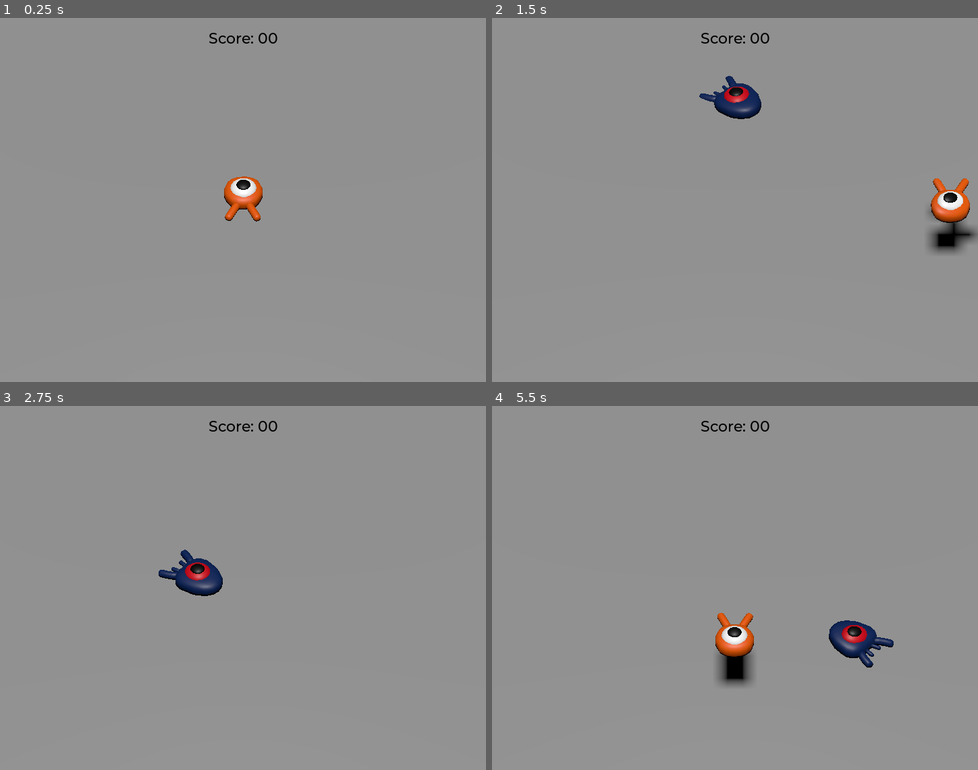
Above: before the commit, frames 1-4 (two rows, left to right).
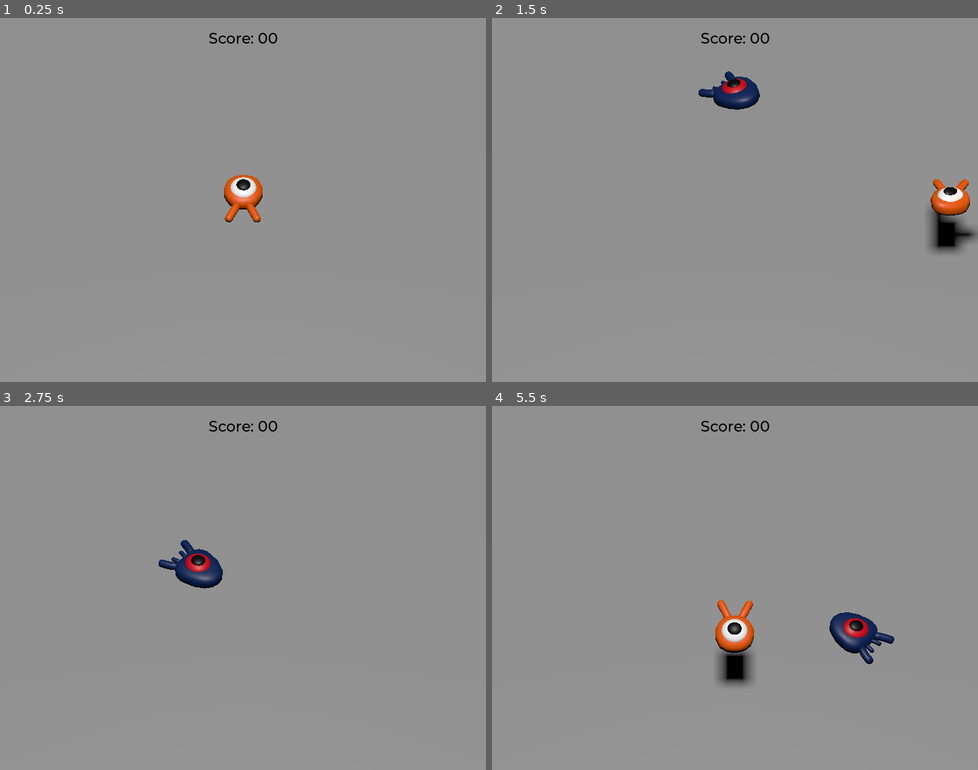
Above: after the commit, the same moments.

Repository: phucanh1939/godot-squash-the-creeps
Game: Godot game, scene res://scenes/main.tscn
Two runs of this game, one before a commit and one after it. Both use one fixed random seed, a clock stepped at 60 frames per second and the inputs below.
Inputs:
- Up to frame 1 (0.25 s): no input
- Up to frame 2 (1.5 s): hold D (move_right) 0.53-1.28 s; tap Space (jump) at 0.6, 0.77, 1.07, 1.35 s; hold S (move_back) from 1.28 s (still down)
- Up to frame 3 (2.75 s): tap Space (jump) at 1.52, 1.82, 2.1 s; release S (move_back) at 2.03 s; hold D (move_right) from 2.03 s (still down)
- Up to frame 4 (5.5 s): release D (move_right) at 2.78 s; hold W (move_forward) 2.78-3.53 s; tap Space (jump) at 2.85, 3.02, 3.32, 3.6, 3.77, 4.07, 4.35, 4.52, 4.82, 5.1 s; hold A (move_left) 3.53-5.03 s; hold S (move_back) from 5.03 s (still down)

The runs differ from the first frame. In frame 1, 0.1% of the frame differs, in the area x 46-55%, y 43-57%; in frame 2, 1.6%; in frame 3, 1.1%; in frame 4, 1.8%, in the area x 45-83%, y 53-72%.

Commit message:
feat(animation): Add player and mob animation

Diff:
--- a/project.godot
+++ b/project.godot
@@ -59,6 +59,7 @@
 new_game={
 "deadzone": 0.2,
 "events": [Object(InputEventKey,"resource_local_to_scene":false,"resource_name":"","device":-1,"window_id":0,"alt_press …(195 unchanged characters)…
+, Object(InputEventKey,"resource_local_to_scene":false,"resource_name":"","device":-1,"window_id":0,"alt_pressed":false,"shift_pressed":false,"ctrl_pressed":false,"meta_pressed":false,"pressed":false,"keycode":0,"physical_keycode":32,"key_label":0,"unicode":32,"location":0,"echo":false,"script":null)
 ]
 }
 
--- a/scenes/mob.tscn
+++ b/scenes/mob.tscn
@@ -1,22 +1,65 @@
-[gd_scene load_steps=4 format=3 uid="uid://dj22htvsf53ht"]
+[gd_scene load_steps=6 format=3 uid="uid://dj22htvsf53ht"]
 
 [ext_resource type="PackedScene" uid="uid://bicorb7we351t" path="res://art/mob.glb" id="1_4are2"]
 [ext_resource type="Script" uid="uid://byy1e04jxg6ip" path="res://scripts/mob.gd" id="1_bsing"]
 
 [sub_resource type="BoxShape3D" id="BoxShape3D_bsing"]
-size = Vector3(2.0996704, 1.3320313, 3.2634277)
+size = Vector3(1.9580231, 0.8857422, 2.2734375)
+
+[sub_resource type="Animation" id="Animation_bsing"]
+resource_name = "float"
+length = 1.2
+loop_mode = 1
+tracks/0/type = "value"
+tracks/0/imported = false
+tracks/0/enabled = true
+tracks/0/path = NodePath("Pivot/Model:position")
+tracks/0/interp = 1
+tracks/0/loop_wrap = true
+tracks/0/keys = {
+"times": PackedFloat32Array(0.3, 0.7, 1.2),
+"transitions": PackedFloat32Array(0.4061259, 1.9999992, 1),
+"update": 0,
+"values": [Vector3(0, 0, 0), Vector3(0, 0.65, 0), Vector3(0, 0.35, 0)]
+}
+tracks/1/type = "value"
+tracks/1/imported = false
+tracks/1/enabled = true
+tracks/1/path = NodePath("Pivot/Model:rotation")
+tracks/1/interp = 1
+tracks/1/loop_wrap = true
+tracks/1/keys = {
+"times": PackedFloat32Array(0.1, 0.5, 1.2),
+"transitions": PackedFloat32Array(0.4061259, 0.4061261, 1),
+"update": 0,
+"values": [Vector3(0, 0, 0), Vector3(0.13962634, 0, 0), Vector3(-0.15707964, 0, 0)]
+}
+
+[sub_resource type="AnimationLibrary" id="AnimationLibrary_d4cuo"]
+_data = {
+&"float": SubResource("Animation_bsing")
+}
 
 [node name="Mob" type="CharacterBody3D" groups=["mob"]]
 collision_layer = 2
 collision_mask = 0
 script = ExtResource("1_bsing")
 
-[node name="Model" parent="." instance=ExtResource("1_4are2")]
+[node name="Pivot" type="Node3D" parent="."]
+
+[node name="Model" parent="Pivot" instance=ExtResource("1_4are2")]
+transform = Transform3D(1, 0, 0, 0, 0.98768836, 0.15643448, 0, -0.15643448, 0.98768836, 0, 0.35, 0)
 
 [node name="CollisionShape3D" type="CollisionShape3D" parent="."]
-transform = Transform3D(1, 0, 0, 0, 1, 0, 0, 0, 1, -0.01651001, 0.33398438, 0.32092285)
+transform = Transform3D(1, 0, 0, 0, 1, 0, 0, 0, 1, -0.03261566, 0.5571289, -0.17407227)
 shape = SubResource("BoxShape3D_bsing")
 
 [node name="VisibleOnScreenNotifier3D" type="VisibleOnScreenNotifier3D" parent="."]
 
+[node name="AnimationPlayer" type="AnimationPlayer" parent="."]
+libraries = {
+&"": SubResource("AnimationLibrary_d4cuo")
+}
+autoplay = "float"
+
 [connection signal="screen_exited" from="VisibleOnScreenNotifier3D" to="." method="_on_visible_on_screen_notifier_3d_screen_exited"]
--- a/scenes/player.tscn
+++ b/scenes/player.tscn
@@ -1,17 +1,89 @@
-[gd_scene load_steps=4 format=3 uid="uid://cqqiyl7cxwi8f"]
+[gd_scene load_steps=7 format=3 uid="uid://cqqiyl7cxwi8f"]
 
 [ext_resource type="PackedScene" uid="uid://d0ypm0v45pwdv" path="res://art/player.glb" id="1_3vyb7"]
 [ext_resource type="Script" uid="uid://bvvrf38r0kygx" path="res://scripts/player.gd" id="1_g2els"]
 
 [sub_resource type="BoxShape3D" id="BoxShape3D_g2els"]
-size = Vector3(2, 1, 2.645813)
+size = Vector3(1.7814941, 1, 1.8171539)
+
+[sub_resource type="Animation" id="Animation_g2els"]
+resource_name = "float"
+length = 1.2
+loop_mode = 1
+tracks/0/type = "value"
+tracks/0/imported = false
+tracks/0/enabled = true
+tracks/0/path = NodePath("Pivot/Model:position")
+tracks/0/interp = 1
+tracks/0/loop_wrap = true
+tracks/0/keys = {
+"times": PackedFloat32Array(0.3, 0.7, 1.2),
+"transitions": PackedFloat32Array(0.4061259, 1.9999992, 1),
+"update": 0,
+"values": [Vector3(0, 0, 0), Vector3(0, 0.65, 0), Vector3(0, 0.35, 0)]
+}
+tracks/1/type = "value"
+tracks/1/imported = false
+tracks/1/enabled = true
+tracks/1/path = NodePath("Pivot/Model:rotation")
+tracks/1/interp = 1
+tracks/1/loop_wrap = true
+tracks/1/keys = {
+"times": PackedFloat32Array(0.1, 0.5, 1.2),
+"transitions": PackedFloat32Array(0.4061259, 0.4061261, 1),
+"update": 0,
+"values": [Vector3(0, 0, 0), Vector3(0.13962634, 0, 0), Vector3(-0.15707964, 0, 0)]
+}
+
+[sub_resource type="Animation" id="Animation_qhqgy"]
+length = 0.001
+tracks/0/type = "value"
+tracks/0/imported = false
+tracks/0/enabled = true
+tracks/0/path = NodePath("Pivot/Model:position")
+tracks/0/interp = 1
+tracks/0/loop_wrap = true
+tracks/0/keys = {
+"times": PackedFloat32Array(0),
+"transitions": PackedFloat32Array(1),
+"update": 0,
+"values": [Vector3(0, 0, 0)]
+}
+tracks/1/type = "value"
+tracks/1/imported = false
+tracks/1/enabled = true
+tracks/1/path = NodePath("Pivot/Model:rotation")
+tracks/1/interp = 1
+tracks/1/loop_wrap = true
+tracks/1/keys = {
+"times": PackedFloat32Array(0),
+"transitions": PackedFloat32Array(1),
+"update": 0,
+"values": [Vector3(0, 0, 0)]
+}
+
+[sub_resource type="AnimationLibrary" id="AnimationLibrary_dqkch"]
+_data = {
+&"RESET": SubResource("Animation_qhqgy"),
+&"float": SubResource("Animation_g2els")
+}
 
 [node name="Player" type="CharacterBody3D"]
 collision_mask = 6
 script = ExtResource("1_g2els")
+speed = 10
 
-[node name="Model" parent="." instance=ExtResource("1_3vyb7")]
+[node name="Pivot" type="Node3D" parent="."]
+
+[node name="Model" parent="Pivot" instance=ExtResource("1_3vyb7")]
+transform = Transform3D(1, 0, 0, 0, 0.9999998, 0, 0, 0, 0.9999998, 0, 0, 0)
 
 [node name="CollisionShape3D" type="CollisionShape3D" parent="."]
-transform = Transform3D(1, 0, 0, 0, 1, 0, 0, 0, 1, 0, 0, 0.4028015)
+transform = Transform3D(1, 0, 0, 0, 1, 0, 0, 0, 1, -0.006225586, 0, -0.011528015)
 shape = SubResource("BoxShape3D_g2els")
+
+[node name="AnimationPlayer" type="AnimationPlayer" parent="."]
+libraries = {
+&"": SubResource("AnimationLibrary_dqkch")
+}
+autoplay = "float"
--- a/scripts/mob.gd
+++ b/scripts/mob.gd
@@ -14,6 +14,7 @@
 	var random_speed = randi_range(min_speed, max_speed)
 	velocity = Vector3.FORWARD * random_speed
 	velocity = velocity.rotated(Vector3.UP, rotation.y)
+	$AnimationPlayer.speed_scale = random_speed / min_speed
 
 func _physics_process(_delta):
 	move_and_slide()
--- a/scripts/player.gd
+++ b/scripts/player.gd
@@ -29,6 +29,9 @@
 	if direction != Vector3.ZERO:
 		direction = direction.normalized()
 		basis = Basis.looking_at(direction)
+		$AnimationPlayer.speed_scale = 2
+	else:
+		$AnimationPlayer.speed_scale = 1
 
 	target_velocity.x = direction.x * speed
 	target_velocity.z = direction.z * speed
@@ -41,6 +44,7 @@
 
 	velocity = target_velocity
 	move_and_slide()
+	$Pivot.rotation.x = PI / 6 * velocity.y / jump_impulse
 
 func _check_for_squash():
 	for index in range(get_slide_collision_count()):
